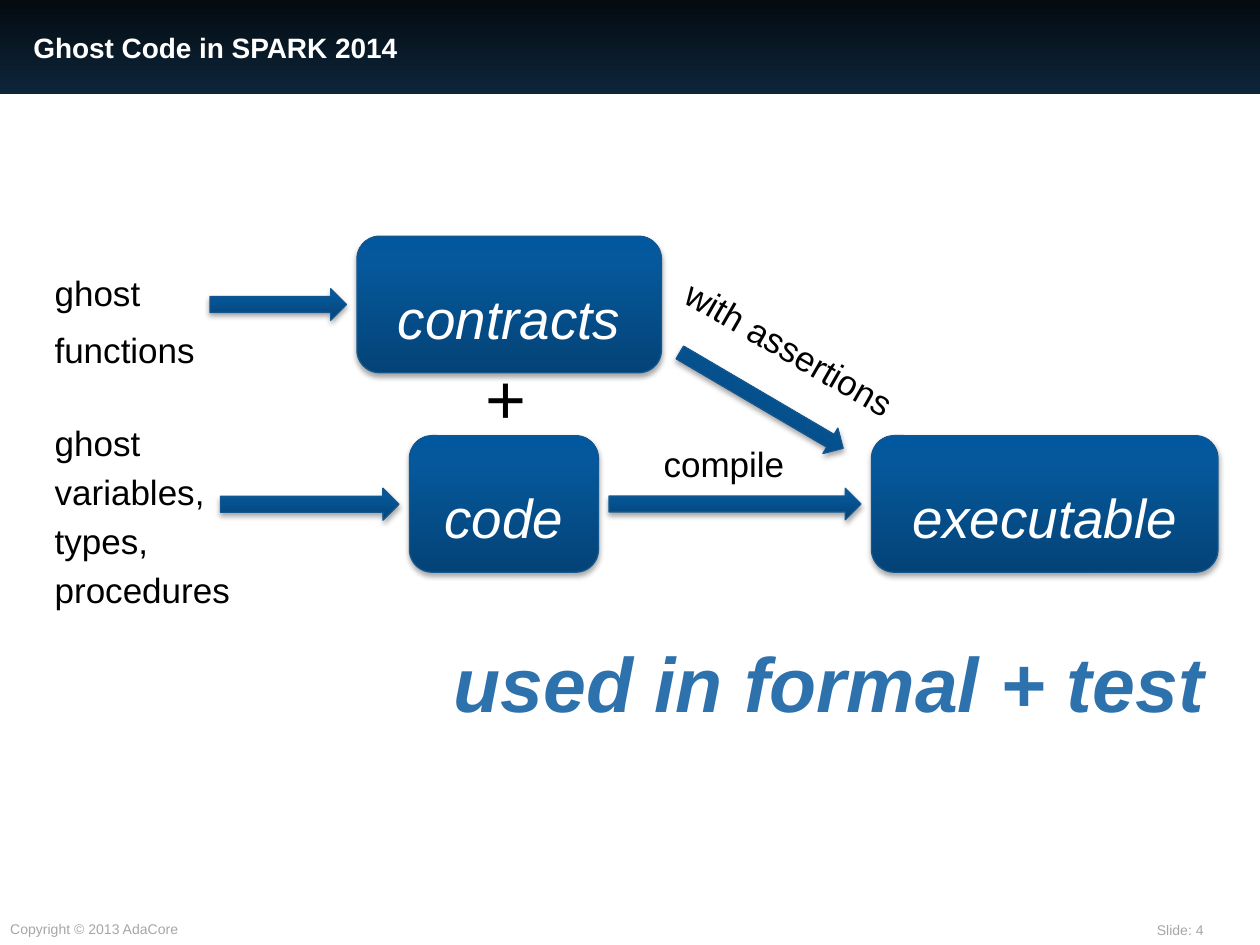
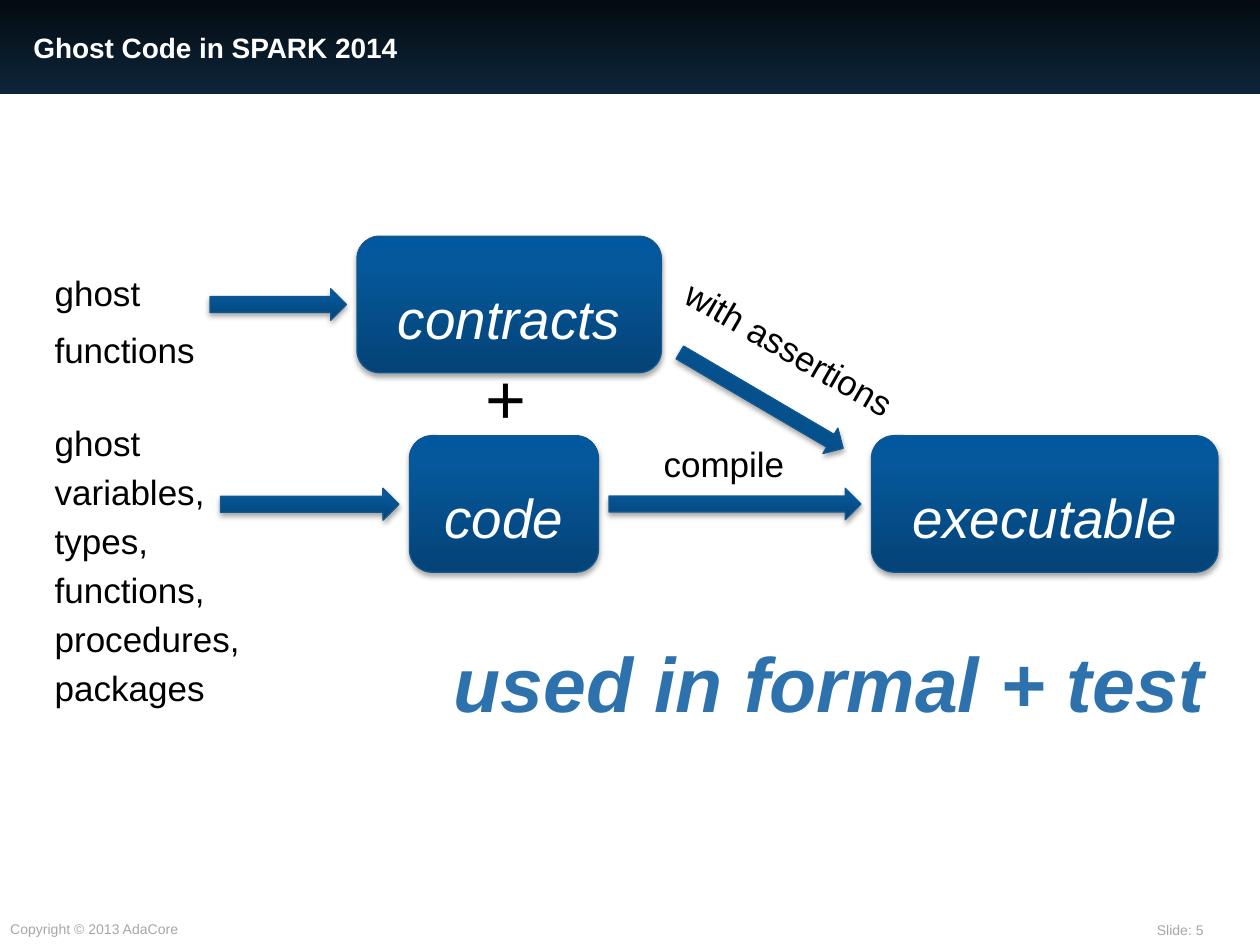
Before and after one commit to AdaCore/spark2014, a slide deck: slide 5 of slides/RSSRail_2016/SPARK.pptx (slide 4 before the commit). Drawn at 1260x945 pixels with LibreOffice and Linux fonts; fonts in the diff are those of the drawing. Boxes give left, top, right and bottom in pixels: in the first picture for what was removed or moved away, otherwise in the second. Text is boxed around its words. In the diff, an @@ line names an element or a change of style, - is before the commit and + after.

```diff
--- a/slides/RSSRail_2016/SPARK.pptx
+++ b/slides/RSSRail_2016/SPARK.pptx
@@ text at bbox=[55, 577, 240, 707]: text changed @@
-procedures
+functions,
+procedures,
+packages
@@ page number at bbox=[1157, 925, 1204, 935]: text changed @@
-Slide: 4
+Slide: 5
```
Also in this commit, not shown: 6 other slides changed, 4 slides added.
